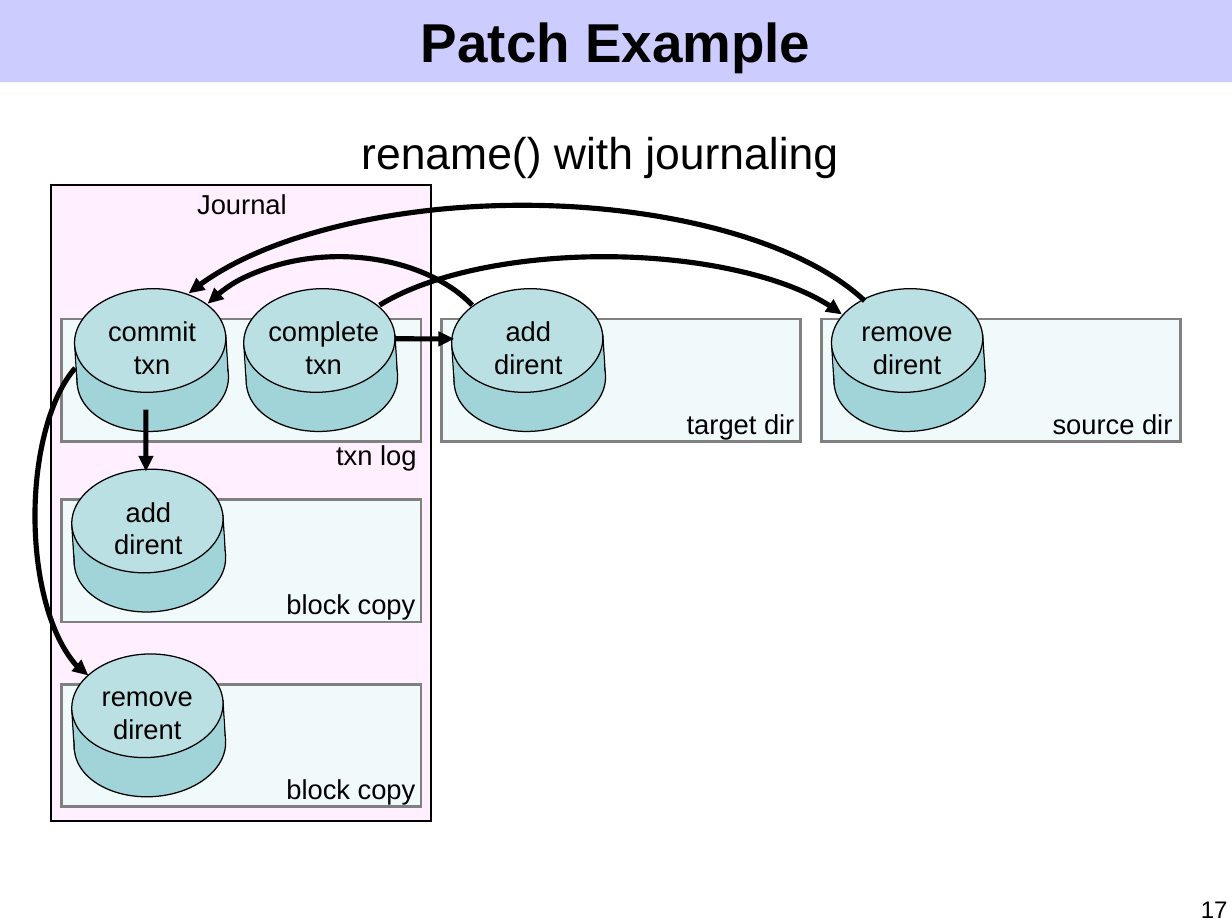
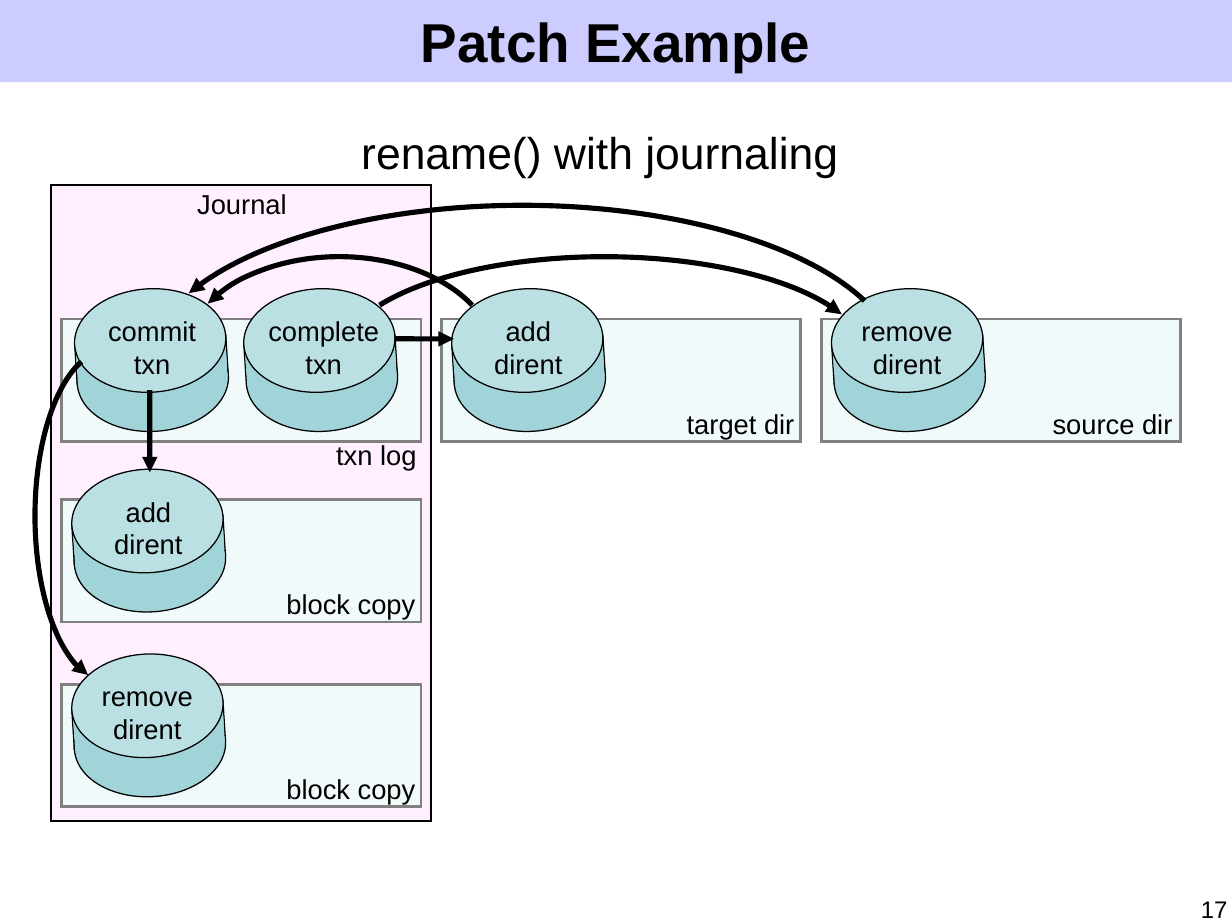
Before and after one commit to ucla-readable/fstitch-doc, a slide deck: slide 17 of sosp/pres.ppt. Drawn at 1232x924 pixels with LibreOffice and Linux fonts; fonts in the diff are those of the drawing. Boxes give left, top, right and bottom in pixels: in the first picture for what was removed or moved away, otherwise in the second. Text is boxed around its words. In the diff, an @@ line names an element or a change of style, - is before the commit and + after.

```diff
--- a/sosp/pres.ppt
+++ b/sosp/pres.ppt
@@ freeform shape at box(34, 350, 180, 681): outline redrawn @@
@@ arrow moved from (145, 409) - (145, 471) to (150, 391) - (150, 472) @@
```
Also in this commit, not shown: 8 other slides changed, 3 slides added, 2 slides removed.
